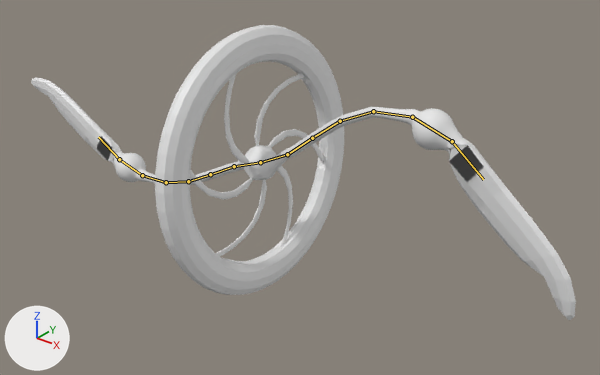
The FBX model Assets/PlayerControl/Wheel/wheel.fbx: old version first, new version second.
The view is the same before and after, from a 50 mm camera at (4.16, -4.8, 2.87) aimed at (0.15, 0.22, -0.24). Arrows for +X, +Y and +Z are at lower left; the lights stay in place. Both versions are drawn at frame 36 of the action 'Idle'; the numbers are the values there. The bones that bend it are drawn over the model as lines.
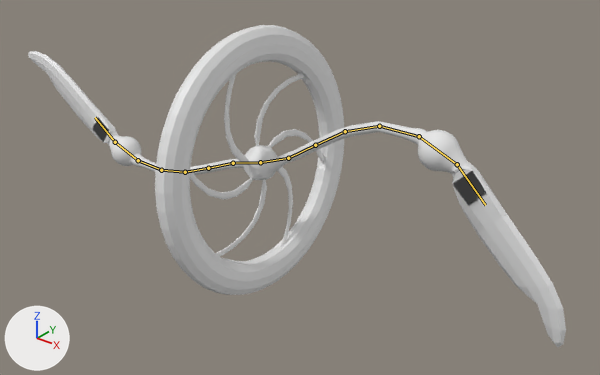
What differs and where, as boxes [x1, y1, x2, y2] in the pictures (600 x 375 px):
'Torus.002', posed (9% taller): before [31, 25, 576, 321]; after [28, 25, 566, 347]
bone 'Arm1.L', root to tip: before (260, 162) to (287, 154); after (260, 162) to (288, 158)
bone 'Arm1.R', root to tip: before (260, 162) to (234, 166); after (260, 162) to (233, 163)

Diff of the bpy script that builds the scene:
```diff
--- a/Assets/PlayerControl/Wheel/wheel.fbx.py
+++ b/Assets/PlayerControl/Wheel/wheel.fbx.py
@@ bone_arm1_l @@
 bone_arm1_l = bpy.data.objects['Armature'].pose.bones['Arm1.L']  # child of 'Root'
-bone_arm1_l.rotation_quaternion = (0.98, 0.197, 0.0, 0.0)  # degrees (23, 0, 0)
+bone_arm1_l.rotation_quaternion = (0.988, 0.153, 0.0, 0.0)  # degrees (18, 0, 0)
@@ bone_arm1_r @@
 bone_arm1_r = bpy.data.objects['Armature'].pose.bones['Arm1.R']  # child of 'Root'
-bone_arm1_r.rotation_quaternion = (0.99, -0.143, 0.0, 0.0)  # degrees (-16, 0, 0)
+bone_arm1_r.rotation_quaternion = (0.995, -0.096, 0.0, 0.0)  # degrees (-11, 0, 0)
```
